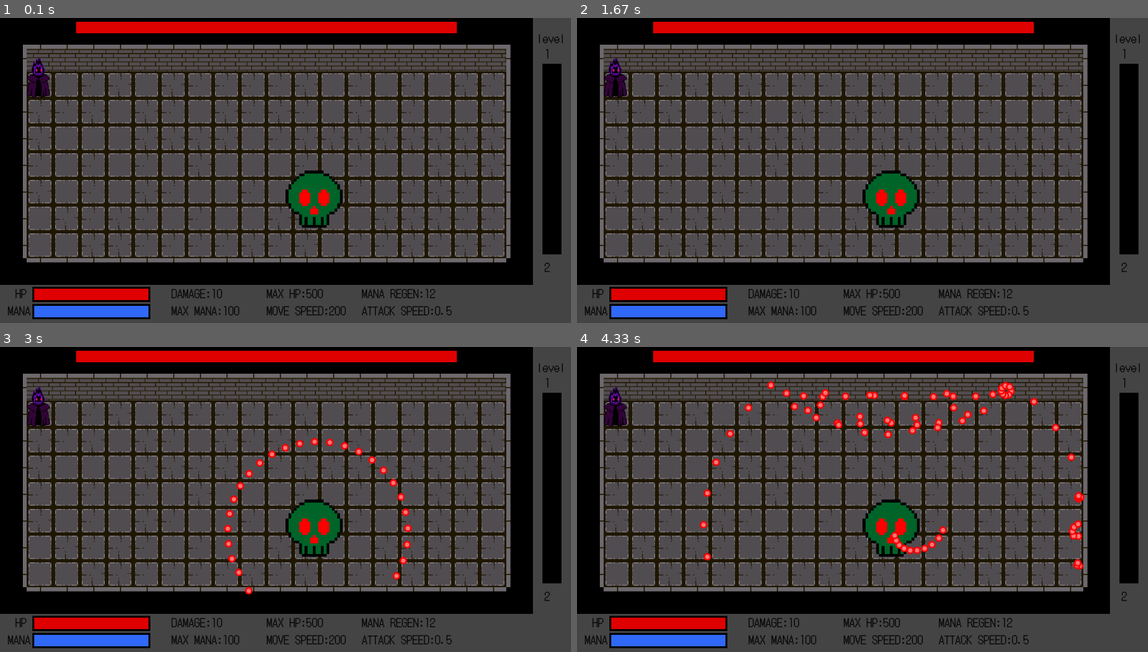
Above: before the commit, frames 1-4 (two rows, left to right).
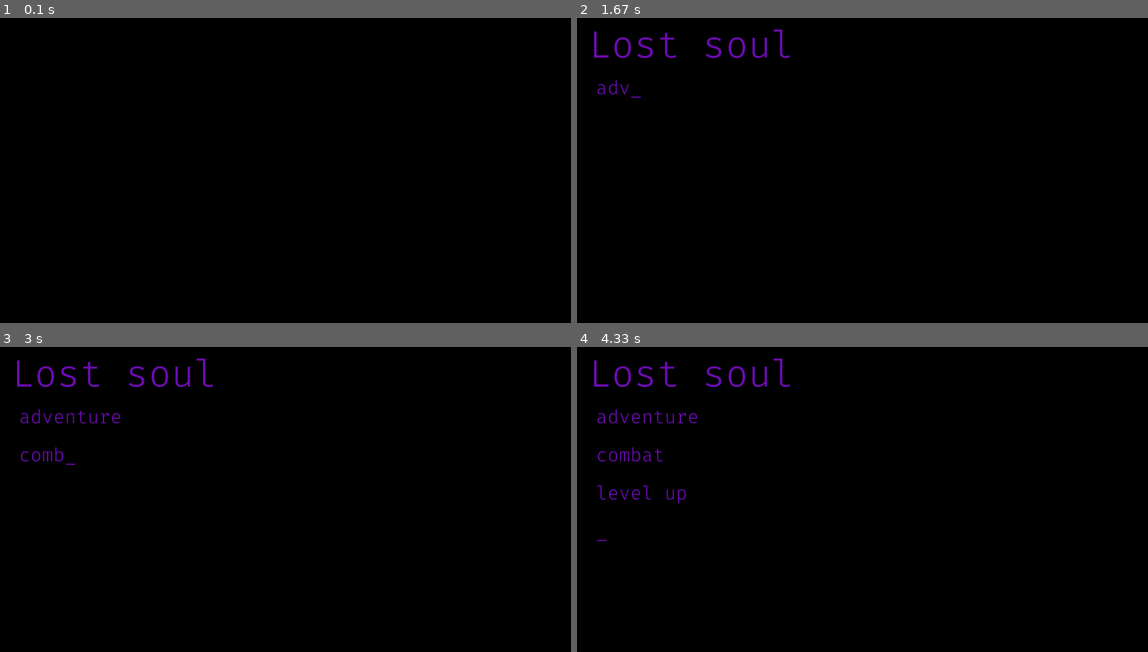
Above: after the commit, the same moments.

Repository: philogamer/pygame1
Game: pygame game, started from code.py
The game is run twice, just before and just after one commit, with the same random seed, the same clock (stepped at 60 frames per second) and the same inputs.
Inputs (mouse positions are in pixels of both pictures, inside the frame that each line leads up to):
- Up to frame 1 (0.1 s): no input
- Up to frame 2 (1.67 s): click (634, 45) at 0.38 s, where only the run after the commit has a clickable "Los_"
- Up to frame 3 (3 s): no input
- Up to frame 4 (4.33 s): no input

The runs differ from the first frame. In frame 1, 78% of the frame differs, in the area x 0-100%, y 0-100%; in frame 2, 79%; in frame 3, 79%; in frame 4, 79%.

Commit message:
start stage
make start stage use same logic as end stage, just copy patse and small change

Diff:
--- a/code.py
+++ b/code.py
@@ -379,7 +379,7 @@
         screen.blit(self.img,(self.x,self.y))
         self.rect=pygame.Rect(self.x,self.y,self.w,self.w*87/70)
 
-stage='boss'
+stage='start'
 #normal and boss
 rendermap=True
 firstdoor=[]  #for save the door for next map
@@ -391,7 +391,7 @@
 mapcount=0
 player=Player()
 bosses=[]
-#end
+#end and start
 startwrite=0
 writeduration=0
 changeline=1
@@ -408,6 +408,12 @@
         if event.type==pygame.MOUSEBUTTONDOWN and event.button==1:
             click=True
             mousepos=event.pos
+    if stage=='start' and changeline>6:
+            if keys[pygame.K_p]:
+                stage='normal'
+                startwrite=0
+                writeduration=0
+                changeline=1
     if stage=='normal':
         #random map logic
         if rendermap:
@@ -1357,13 +1363,14 @@
         for i in pluses:
             i.draw(screen)
 
-    line1='You dead!'
-    line2='level '+str(player.level)
-    line3='wave '+str(wave)
-    line4='map '+str(mapcount)
-    line5='enemy killed: '+str(enemykilled)
-    line6='boss killed: '+str(bosscount)
-    line7='press R to replay >>'
+    if stage=='end':
+        line1='You dead!'
+        line2='level '+str(player.level)
+        line3='wave '+str(wave)
+        line4='map '+str(mapcount)
+        line5='enemy killed: '+str(enemykilled)
+        line6='boss killed: '+str(bosscount)
+        line7='press R to replay >>'
     if stage=='end' and changeline!=8: startwrite+=dt
     if stage=='end' and startwrite>=0.125:
         startwrite=0
@@ -1418,6 +1425,60 @@
             if changeline==7:
                 changeline+=1
                 writeduration=0
+    if stage=='start':
+        line1='Lost soul'
+        line2='adventure'
+        line3='combat'
+        line4='level up'
+        line5='survive as long as you can'
+        line6='press P to start>>'
+    if stage=='start' and changeline!=7: startwrite+=dt
+    if stage=='start' and startwrite>=0.125:
+        startwrite=0
+        writeduration+=1
+        screen.fill((0,0,0))
+        if writeduration<len(line1) and changeline==1:
+            write(line1[:writeduration]+'_',titlefont,(111,13,181),30,5)
+        elif changeline>=1:
+            write(line1,titlefont,(111,13,181),30,5)
+            if changeline==1:
+                changeline+=1
+                writeduration=0
+        if writeduration<len(line2) and changeline==2:
+            write(line2[:writeduration]+'_',codefont,(111,13,181),50,150)
+        elif changeline>=2:
+            write(line2,codefont,(111,13,181),50,150)
+            if changeline==2:
+                changeline+=1
+                writeduration=0
+        if writeduration<len(line3) and changeline==3:
+            write(line3[:writeduration]+'_',codefont,(111,13,181),50,250)
+        elif changeline>=3:
+            write(line3,codefont,(111,13,181),50,250)
+            if changeline==3:
+                changeline+=1
+                writeduration=0
+        if writeduration<len(line4) and changeline==4:
+            write(line4[:writeduration]+'_',codefont,(111,13,181),50,350)
+        elif changeline>=4:
+            write(line4,codefont,(111,13,181),50,350)
+            if changeline==4:
+                changeline+=1
+                writeduration=0
+        if writeduration<len(line5) and changeline==5:
+            write(line5[:writeduration]+'_',codefont,(111,13,181),50,450)
+        elif changeline>=5:
+            write(line5,codefont,(111,13,181),50,450)
+            if changeline==5:
+                changeline+=1
+                writeduration=0
+        if writeduration<len(line6) and changeline==6:
+            write(line6[:writeduration]+'_',codefont,(111,13,181),50,550)
+        elif changeline>=6:
+            write(line6,codefont,(111,13,181),50,550)
+            if changeline==6:
+                changeline+=1
+                writeduration=0
 
 
 
